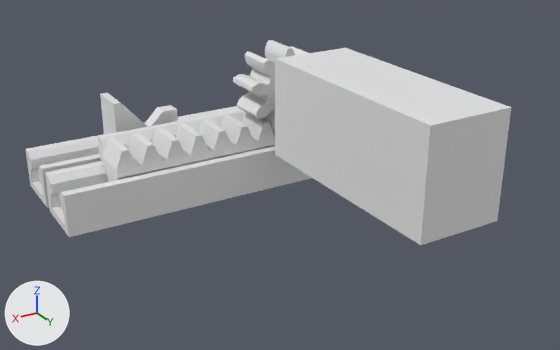
A saved change to the Blender file weichenmotor.blend.
The view is the same before and after, from a 50 mm lens placed at (49.8, 81.1, 40.1), pointed at (5.8, 7.7, 3.4). Arrows for +X, +Y and +Z are at lower left; the lights stay in place. The older version comes first.

Script lines for the objects in view, before the commit:
```python
me_cube_001 = bpy.data.meshes.new('Cube.001')
me_cube_001.from_pydata(...)  # a box spanning x -0.5..0.5, y -0.5..0.5, z -0.5..0.5
me_cube_003 = bpy.data.meshes.new('Cube.003')
me_cube_003.from_pydata(...)  # 108 vertices, 100 faces; spans x -0.5..0.5, y -0.5..0.5, z -0.5..1.5
me_rack_m1_pa20_z15 = bpy.data.meshes.new('Rack_M1_Pa20_Z15')
me_rack_m1_pa20_z15.from_pydata(...)  # 162 vertices, 97 faces; spans x 0.0..46.5, y 0.0..7.2, z -5.0..5.0
ob_cube = bpy.data.objects.new('Cube', me_cube_003)
ob_cube.location = (0.0, -11.5, 2.5)
ob_cube.scale = (40.0, 5.0, 5.0)
ob_motor_housing = bpy.data.objects.new('motor-housing', me_cube_001)
ob_motor_housing.parent = ob_motor
ob_motor_housing.location = (0.0, 0.0, 13.5)
ob_motor_housing.scale = (10.0, 12.0, 27.0)
ob_rack_m1_pa20_z15 = bpy.data.objects.new('Rack_M1_Pa20_Z15', me_rack_m1_pa20_z15)
ob_rack_m1_pa20_z15.location = (23.29, -5.0, 0.0)
ob_rack_m1_pa20_z15.rotation_euler = (1.571, 0.0, 3.142)  # degrees (90, 0, 180)
# also in view: 'guiderail.001' at (0.0, -11.5, 1.3); 'guiderail' at (0.0, -2.5, 1.3); 'Spur_M1_Pa20_Z9' at (0.0, -2.2, 11.1)
```
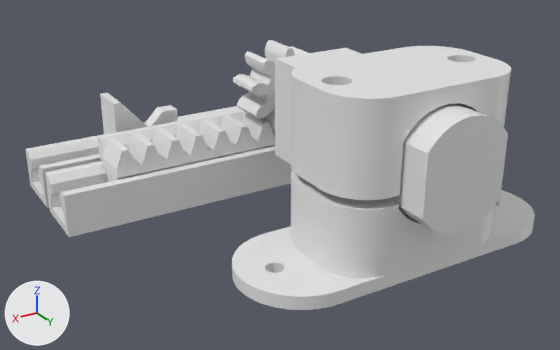
The change in detail:
me_cube_001 is used by ob_motor_housing; parent ob_motor; location (0.0, 0.0, 13.5); scale (10.0, 12.0, 27.0).
me_cube_001 had 8 vertices, 6 faces and spanned x -0.5..0.5, y -0.5..0.5, z -0.5..0.5.
me_cube_001 now has 54 vertices, 29 faces and spans x -0.5..0.5, y -0.5..0.5, z -0.167..0.5.
me_cube_001 part 1: the whole mesh is rebuilt.
Mesh me_cylinder_007 is new.
It has 64 vertices, 34 faces and spans x -2.0..2.0, y -2.0..2.0, z -50.0..50.0.
Mesh me_cube_008 is new.
It has 54 vertices, 29 faces and spans x -0.5..0.5, y -0.5..0.5, z -0.167..0.5.
Mesh me_cube_010 is new.
It has 136 vertices, 70 faces and spans x -11.0..11.0, y -7.0..7.0, z -1.0..9.0.
Mesh me_cylinder_006 is new.
It has 64 vertices, 34 faces and spans x -1.0..1.0, y -1.0..1.0, z -50.0..50.0.
Mesh me_cube is new.
It has 284 vertices, 154 faces and spans x -19.0..19.0, y -7.0..7.0, z -1.0..8.0.
Object 'Cube.004' (ob_cube_004) is new; it shows me_cube_010.
Its location is (0.0, 22.0, 10.0).
It gains a BOOLEAN modifier named 'Boolean'.
Modifier setting: object = ob_motor_housing_bigger.
It gains a BOOLEAN modifier named 'Boolean.001'.
Modifier setting: object = ob_cylinder_004.
It gains a BOOLEAN modifier named 'Boolean.002'.
Modifier setting: object = ob_cylinder_005.
Object 'Cylinder.004' (ob_cylinder_004) is new; it shows me_cylinder_007.
Its location is (-8.0, 22.0, 0.0).
Its scale is (0.75, 0.75, 1.0).
It is now shown.
Object 'motor-housing-bigger' (ob_motor_housing_bigger) is new; it shows me_cube_008.
Its parent is ob_motor.
Its location is (0.0, 0.0, 13.5).
Its scale is (10.4, 12.5, 28.2).
It is now shown.
Object 'Cylinder.005' (ob_cylinder_005) is new; it shows a copy of me_cylinder_007.
Its location is (8.0, 22.0, 0.0).
Its scale is (0.75, 0.75, 1.0).
It is now shown.
Object 'Cube.003' (ob_cube_003) is new; it shows me_cube.
Its location is (0.0, 22.0, 0.0).
It gains a BOOLEAN modifier named 'Boolean'.
Modifier setting: object = ob_motor_housing_bigger.
It gains a BOOLEAN modifier named 'Boolean.001'.
Modifier setting: object = ob_cylinder.
It gains a BOOLEAN modifier named 'Boolean.002'.
Modifier setting: object = ob_cylinder_001.
It gains a BOOLEAN modifier named 'Boolean.003'.
Modifier setting: object = ob_cylinder_002.
It gains a BOOLEAN modifier named 'Boolean.004'.
Modifier setting: object = ob_cylinder_003.
Object 'Cylinder' (ob_cylinder) is new; it shows a copy of me_cylinder_007.
Its location is (-8.0, 22.0, 0.0).
It is now shown.
Object 'Cylinder.003' (ob_cylinder_003) is new; it shows me_cylinder_006.
Its location is (15.0, 22.0, 0.0).
It is now shown.
Object 'Cylinder.001' (ob_cylinder_001) is new; it shows a copy of me_cylinder_007.
Its location is (8.0, 22.0, 0.0).
It is now shown.
Object 'Cylinder.002' (ob_cylinder_002) is new; it shows a copy of me_cylinder_006.
Its location is (-15.0, 22.0, 0.0).
It is now shown.

Where the change shows, as pixel boxes (x1, y1, x2, y2) in the pictures (560 x 350 px):
'motor-housing', reshaped: before (275, 48, 511, 245); after (388, 103, 508, 235)
'Cube.004', added: after (291, 46, 511, 200)
'Cube.003', added: after (232, 170, 535, 310)
'motor-housing.001', unchanged, uncovered by the edit: after (275, 48, 362, 164)
